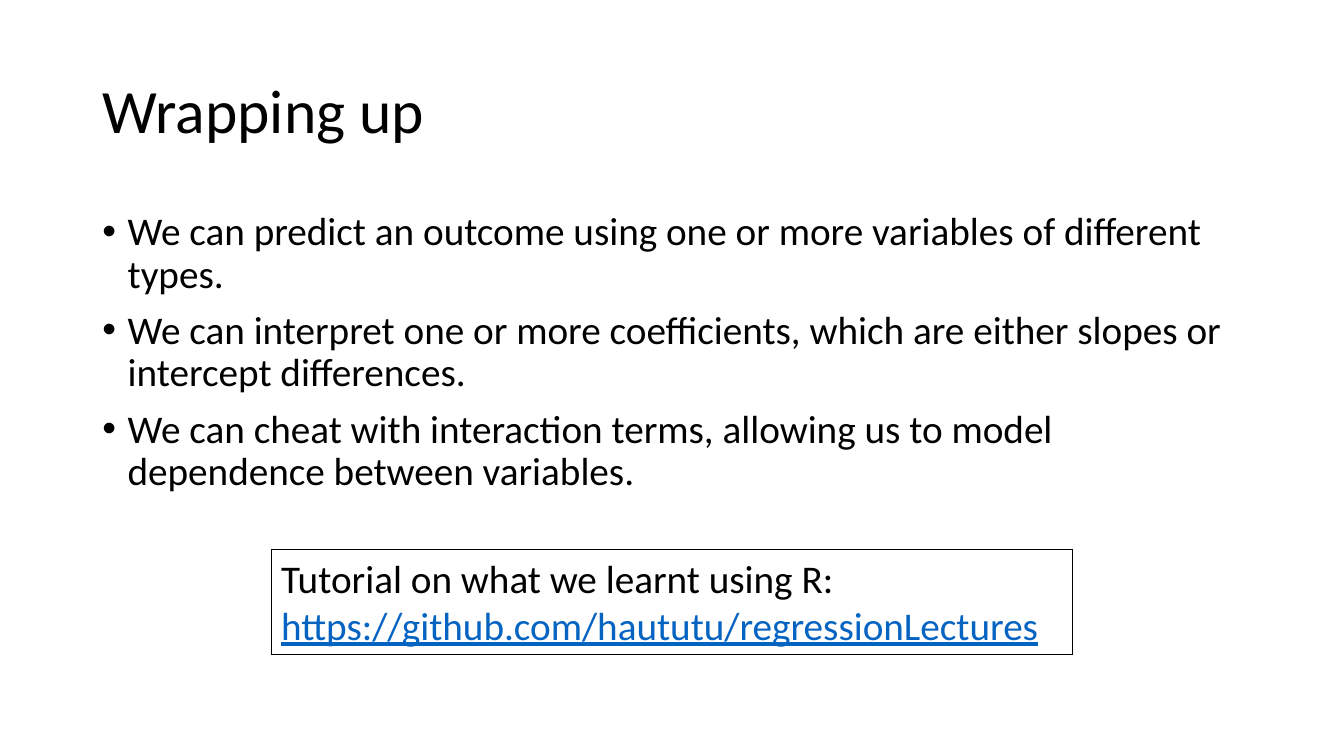
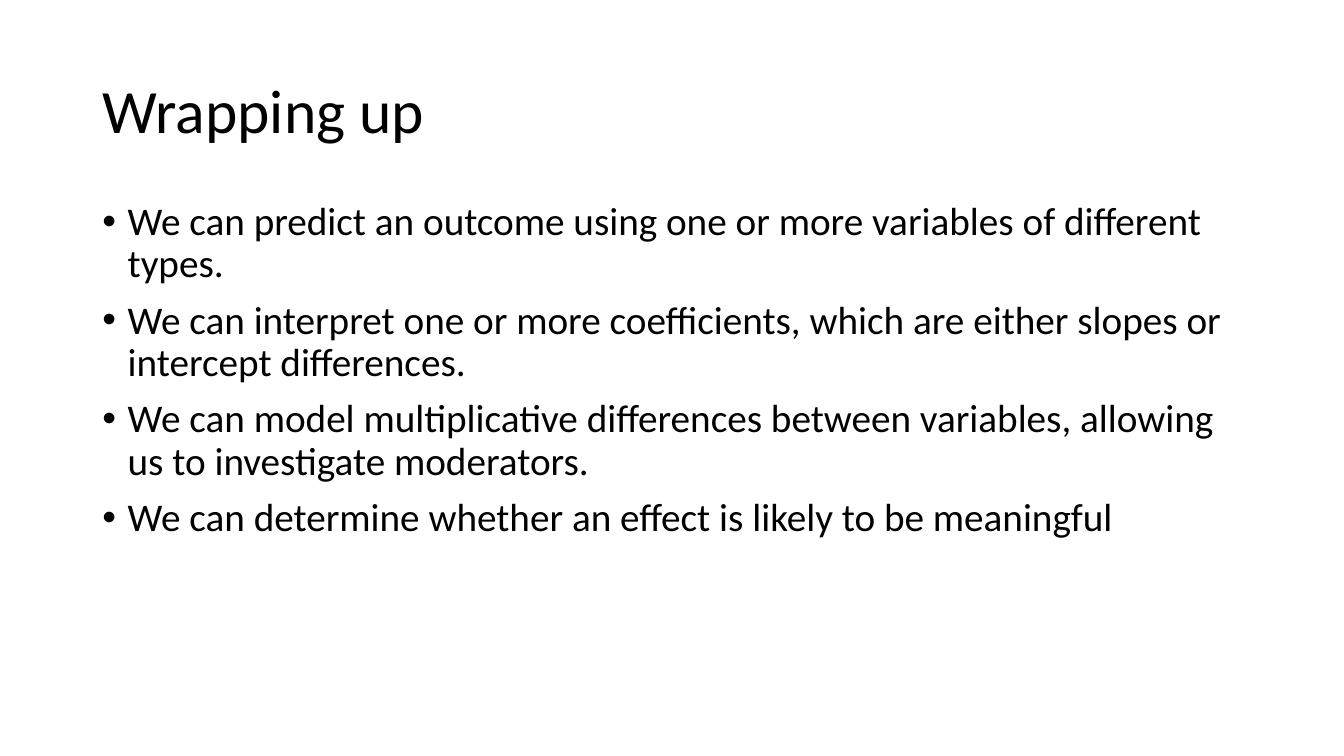
Before and after one commit to haututu/regressionLectures, a slide deck: slide 31 of regression_l1.pptx (slide 12 before the commit). Drawn at 1344x756 pixels with LibreOffice and Linux fonts; fonts in the diff are those of the drawing. Boxes give left, top, right and bottom in pixels: in the first picture for what was removed or moved away, otherwise in the second. Text is boxed around its words. In the diff, an @@ line names an element or a change of style, - is before the commit and + after.

Commit message:
Updating screenshots and figures. Corrected issue with backwards compatability, i.e., using older format ppt.

```diff
--- a/regression_l1.pptx
+++ b/regression_l1.pptx
@@ text "We can predict an outcome ...": place and size @@
-text "We can predict an outcome ..." at bbox=[128, 217, 1221, 492]
+text "We can predict an outcome ..." at bbox=[128, 207, 1221, 538]
@@ text at bbox=[128, 404, 1213, 538]: text changed @@
-• We can cheat with interaction terms, allowing us to model dependence between variables.
+• We can model multiplicative differences between variables, allowing us to investigate moderators.
+• We can determine whether an effect is likely to be meaningful
@@ rectangle removed at bbox=[271, 549, 1073, 654] @@
-Tutorial on what we learnt using R: https://github.com/haututu/regressionLectures
```
Also in this commit, not shown: 5 other slides changed, 20 slides added, 1 slide removed, 14 other files.
